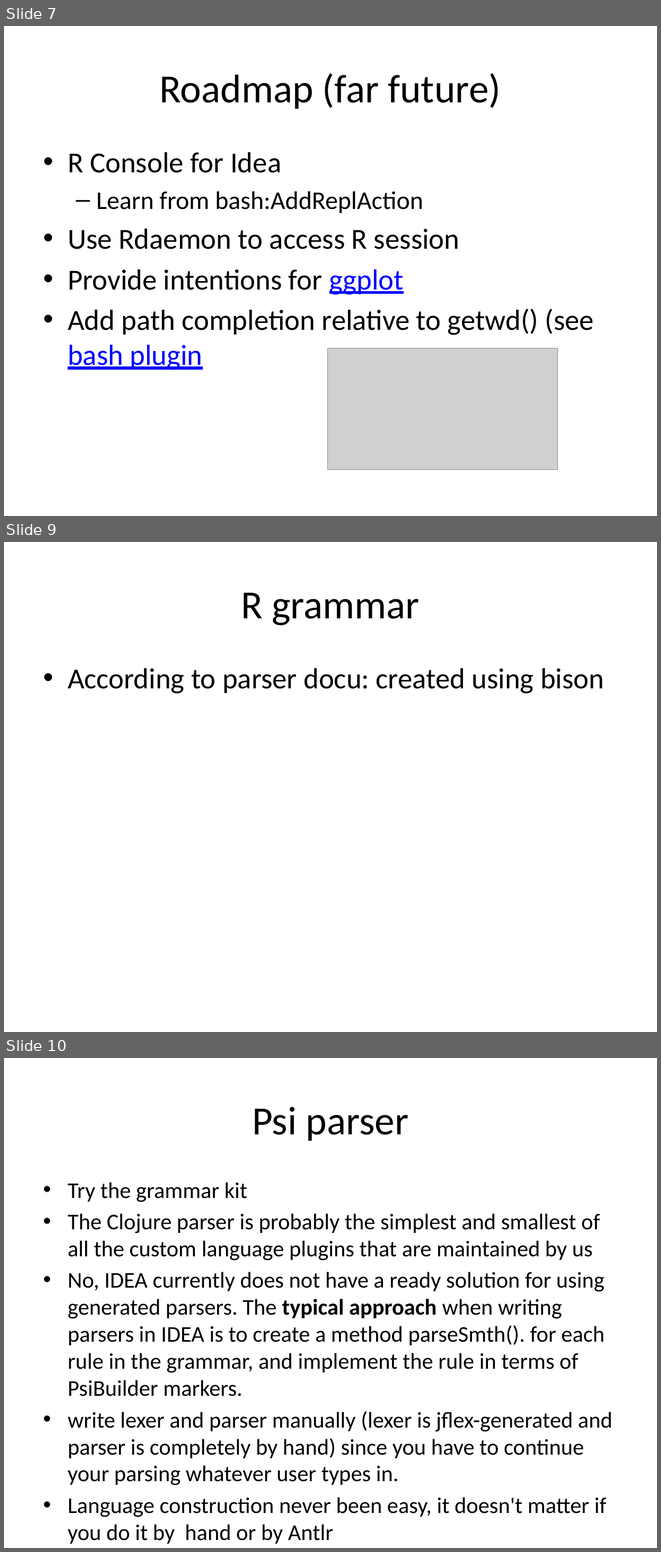
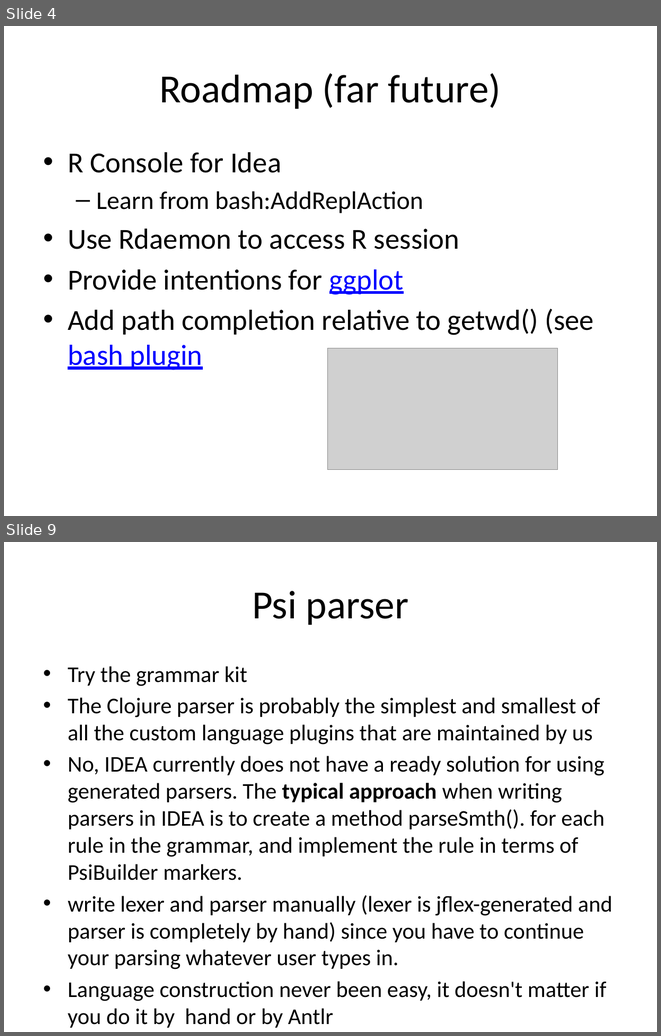
Before and after one commit to holgerbrandl/r4intellij, a slide deck: R4Intellij.pptx. Shown one above the other, each under a label of ours: slides 7, 9 and 10 before the commit, slides 4 and 9 after it; the slides between them are not shown. The pictures are 661x1552 and 661x1036 pixels, drawn with LibreOffice and Linux fonts; fonts in the diff are those of the drawing; grey boxes stand for pictures. Boxes give left, top, right and bottom in pixels: in the first picture for what was removed or moved away, otherwise in the second. Text is boxed around its words. In the diff, an @@ line names an element or a change of style, - is before the commit and + after.

Commit message:
started antlr-based parser using GrammarKit

```diff
--- a/R4Intellij.pptx
+++ b/R4Intellij.pptx
@@ slide 9 removed at (4, 542, 657, 1032), background #FFFFFF @@
@@ title removed at (241, 592, 420, 625) @@
-R grammar
@@ text removed at (68, 668, 604, 694) @@
-• According to parser docu: created using bison
@@ what was slide 7 is now slide 4 @@
@@ what was slide 10 is now slide 9 @@
```
Also in this commit, not shown: 5 slides changed, 4 slides added, 1 other slide removed, 19 other files.
